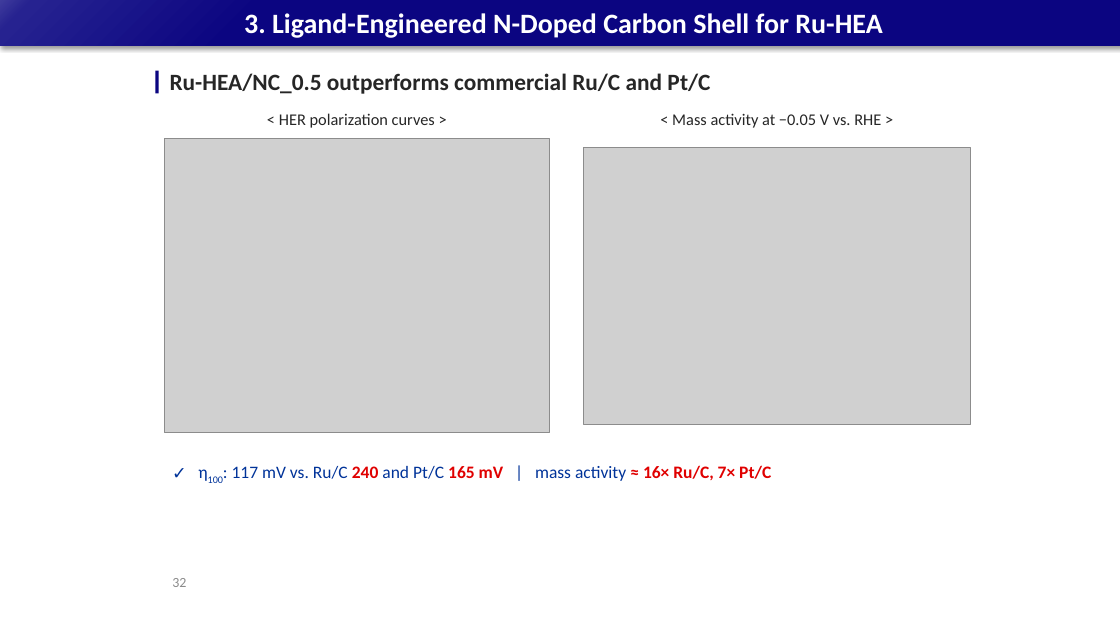
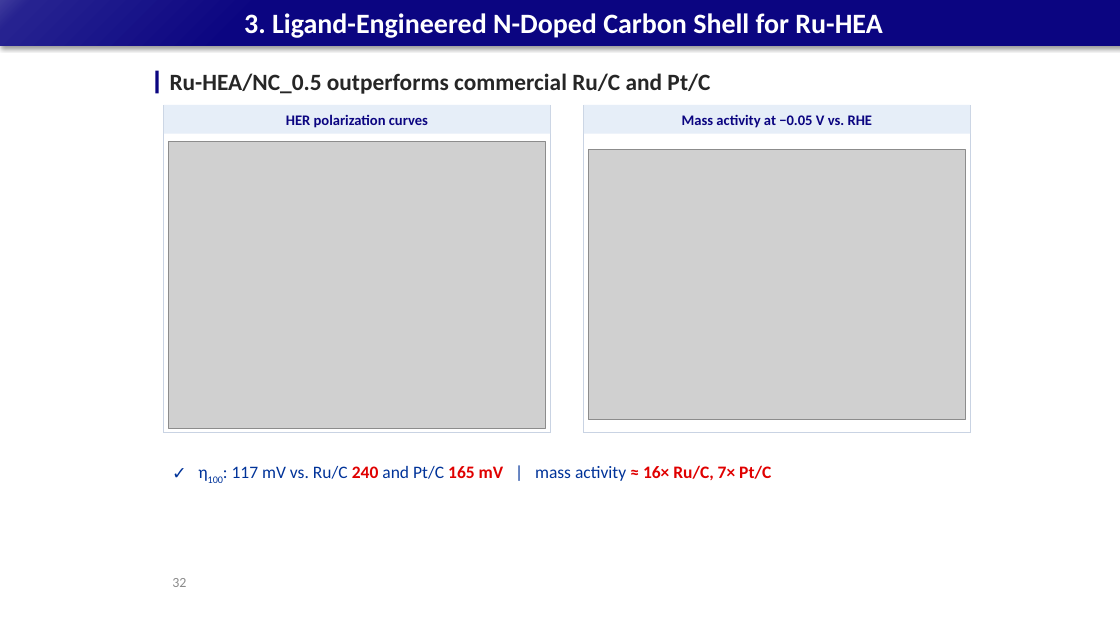
Before and after one commit to limsj0204/letter, a slide deck: slide 32 of 학위논문_디펜스_발표자료.pptx. Drawn at 1120x630 pixels with LibreOffice and Linux fonts; fonts in the diff are those of the drawing; grey boxes stand for pictures. Boxes give left, top, right and bottom in pixels: in the first picture for what was removed or moved away, otherwise in the second. Text is boxed around its words. In the diff, an @@ line names an element or a change of style, - is before the commit and + after.

```diff
--- a/학위논문_디펜스_발표자료.pptx
+++ b/학위논문_디펜스_발표자료.pptx
@@ rectangle "HER polarization curves": place and size @@
-rectangle "HER polarization curves" at (279,113,435,128)
+rectangle "HER polarization curves" at (164,105,550,134)
@@ rectangle "HER polarization curves" at (164,105,550,134): vertical alignment top to middle; fill none to #E6EEF8 @@
@@ rectangle added at (164,105,550,433), outline #C9D3E3 0.75 pt @@
@@ text in rectangle at (286,114,428,128): text changed; size 14 to 12.5 pt; text colour #262626 to #0B0581; bold on @@
-< HER polarization curves >
+HER polarization curves
@@ rectangle "Mass activity at −0.05 V ...": place and size @@
-rectangle "Mass activity at −0.05 V ..." at (672,113,881,128)
+rectangle "Mass activity at −0.05 V ..." at (584,105,970,134)
@@ rectangle "Mass activity at −0.05 V ..." at (584,105,970,134): vertical alignment top to middle; fill none to #E6EEF8 @@
@@ rectangle added at (584,105,970,433), outline #C9D3E3 0.75 pt @@
@@ text in rectangle at (682,114,872,128): text changed; size 14 to 12.5 pt; text colour #262626 to #0B0581; bold on @@
-< Mass activity at −0.05 V vs. RHE >
+Mass activity at −0.05 V vs. RHE
@@ picture: place and size @@
-picture at (165,139,549,433)
+picture at (169,141,545,429)
@@ picture: place and size @@
-picture at (584,147,970,424)
+picture at (589,150,965,419)
```
Also in this commit, not shown: 31 other slides changed.
